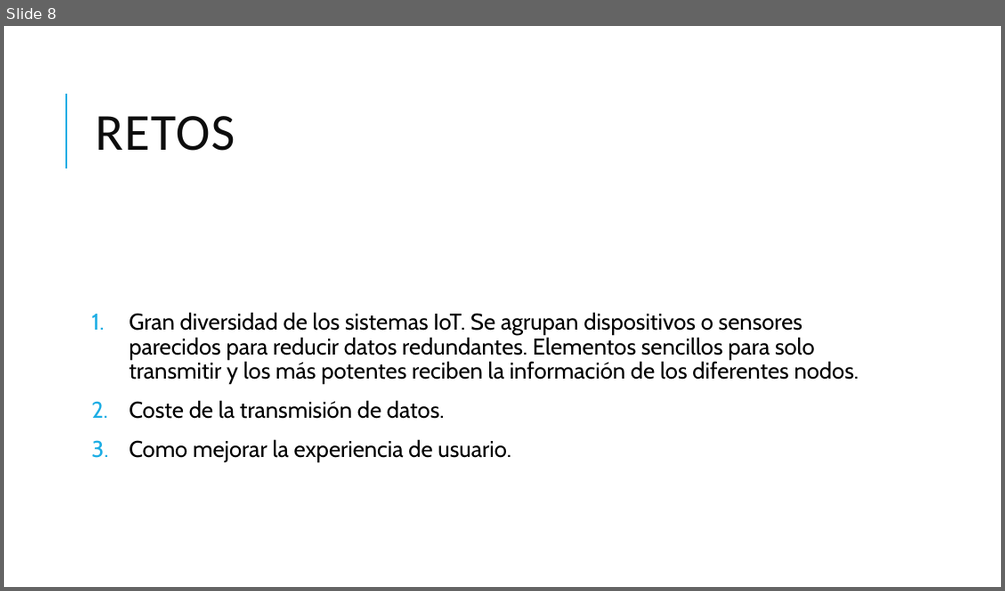
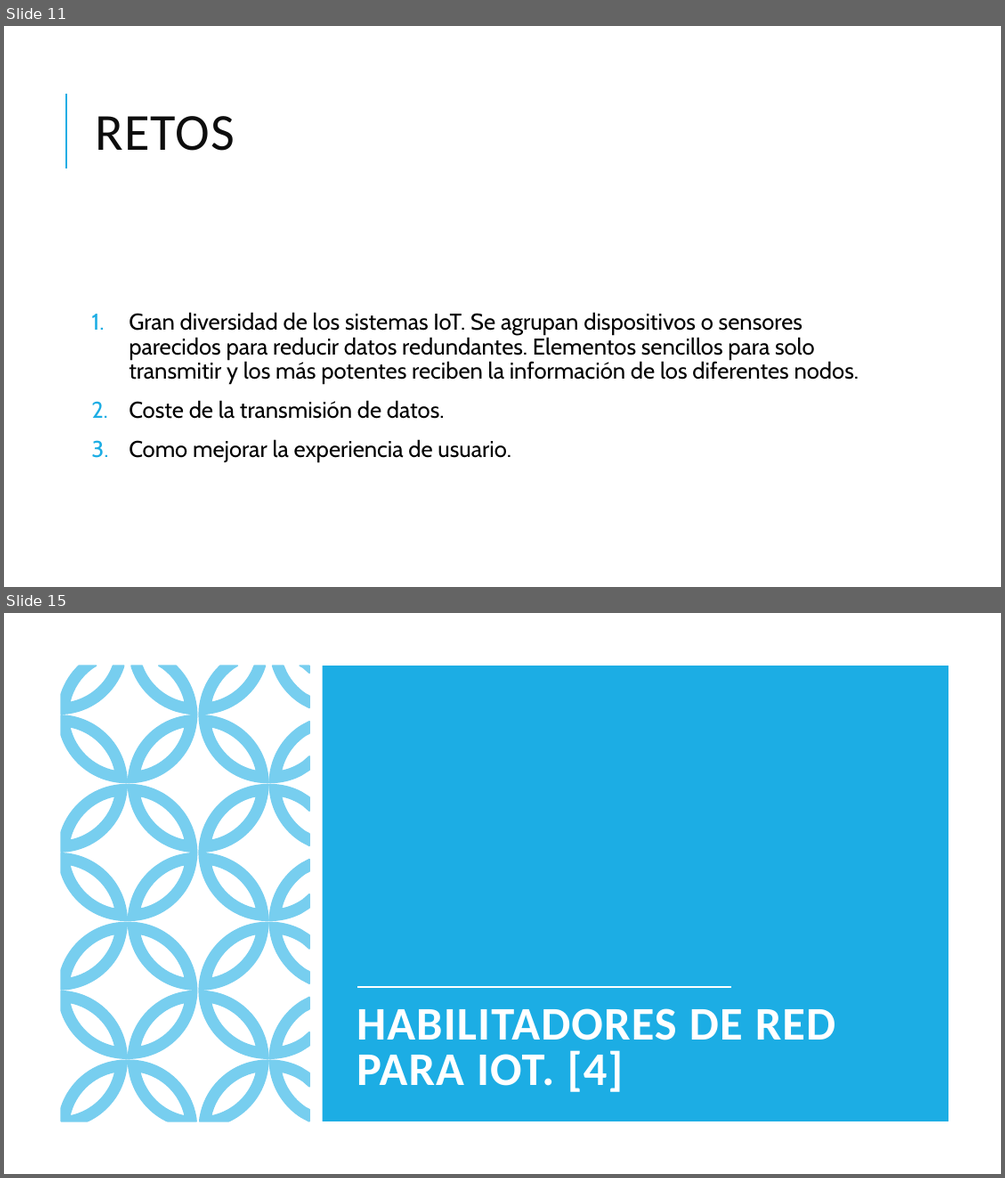
Before and after one commit to Jorjo80/TFM, a slide deck: 1ªInvestigacion/5g.pptx. Shown one above the other, each under a label of ours: slide 8 before the commit, slides 11 and 15 after it; the slides between them are not shown. The pictures are 1005x591 and 1005x1178 pixels, drawn with LibreOffice and Linux fonts; fonts in the diff are those of the drawing. Boxes give left, top, right and bottom in pixels: in the first picture for what was removed or moved away, otherwise in the second. Text is boxed around its words. In the diff, an @@ line names an element or a change of style, - is before the commit and + after.

```diff
--- a/1ªInvestigacion/5g.pptx
+++ b/1ªInvestigacion/5g.pptx
@@ slide 15 added at (x1=4, y1=613, x2=1001, y2=1174), background #000000; not listed: 1 template element that a slide beside it also shows @@
@@ freeform shape added at (x1=4, y1=613, x2=1001, y2=1174), fill #FFFFFF @@
@@ freeform shape added at (x1=61, y1=666, x2=309, y2=1121), fill #77CEEF, outline #77CEEF 1.25 pt @@
@@ rectangle added at (x1=323, y1=666, x2=948, y2=1121), fill #1CADE4 @@
@@ title added at (x1=356, y1=1008, x2=835, y2=1092), 45 pt, text #FFFFFF, bold @@
+HABILITADORES DE RED PARA IOT. [4]
+.
@@ line added from (357, 987) to (732, 987), #FFFFFF 1.5 pt @@
@@ what was slide 8 is now slide 11 @@
```
Also in this commit, not shown: 3 slides changed, 8 other slides added.
